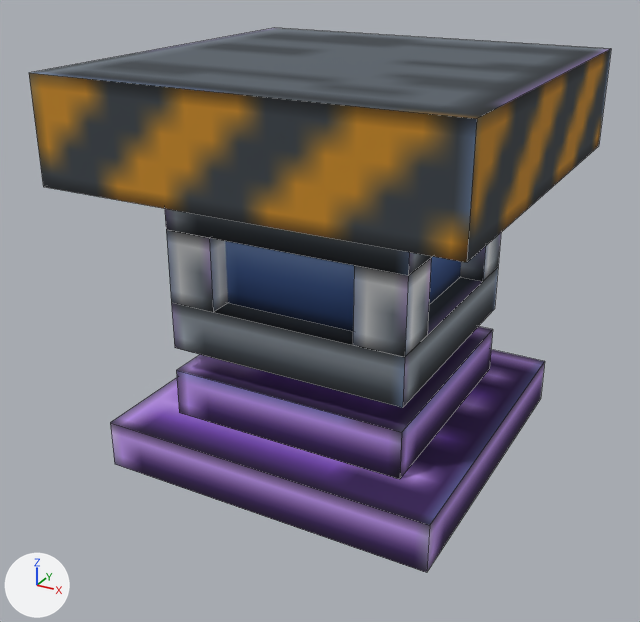
Two versions of the OBJ model src/main/resources/assets/adv_rocketry/models/rocket/nuclearrocketmotor.obj, one commit apart.
Rendered twice from a camera (50 mm lens) standing at (1.477, -2.398, 1.295) and looking at (0.473, -0.574, 0.383). Arrows for +X, +Y and +Z are at lower left; the lights stay in place. The first picture is the older version. Mesh edges are drawn as thin lines. Where no turn or scale is listed for an object, it has been applied to the vertices.

In view in the first picture: 'rocketmotor'.
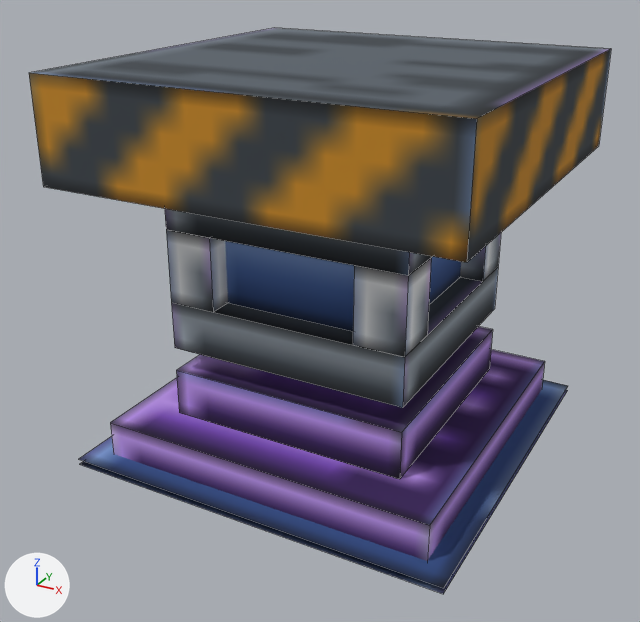
Location of each change, [x1, y1, x2, y2] in pixels of the pictures (640 x 622 px):
'RecessedBacking', added
    after: [79, 380, 568, 594]

The change, as a list of edits to the scene's bpy script:
```text
Add me_recessedbacking:
    me_recessedbacking.from_pydata(...)  # 8 vertices, 2 faces; spans x 0.0..1.0, y -1.0..0.0, z 0.016..0.031
    me_recessedbacking.materials.append(mat_nuclearrocketmotor)  # picture img_nuclearrocketmotor
Add ob_recessedbacking:
    ob_recessedbacking = bpy.data.objects.new('RecessedBacking', me_recessedbacking)
    ob_recessedbacking.location = (0.0, 0.0, 0.0)
```
